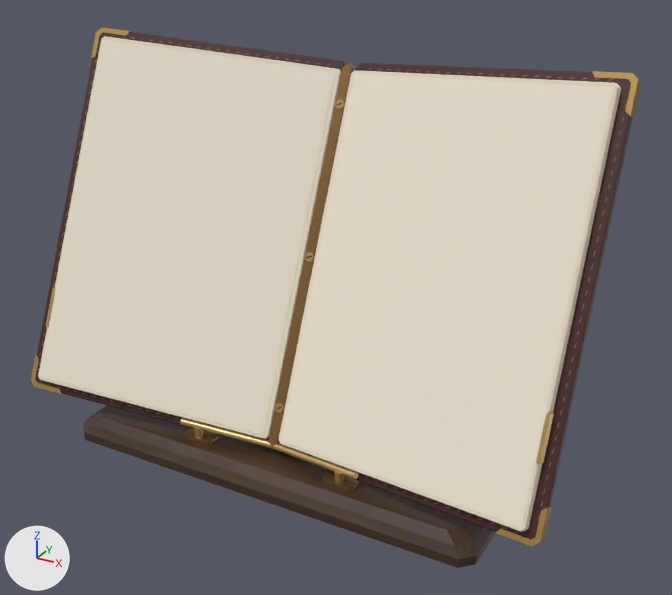
A saved change to the glTF model modeling/output/menu-book.glb.
One viewpoint serves both versions: a 50 mm camera at (0.317, -0.536, 0.398) aimed at (0.021, 0.001, 0.129). The lights are fixed; the arrows at lower left show +X, +Y and +Z. The first picture is the older version. Vertices at exactly the same position are counted once.

In view in the first picture: 'MenuBook_Brass', 'MenuBook_Cover', 'MenuBook_Cradle', 'MenuBook_Pages', 'Menu_Page_Left', 'Menu_Page_Right'.
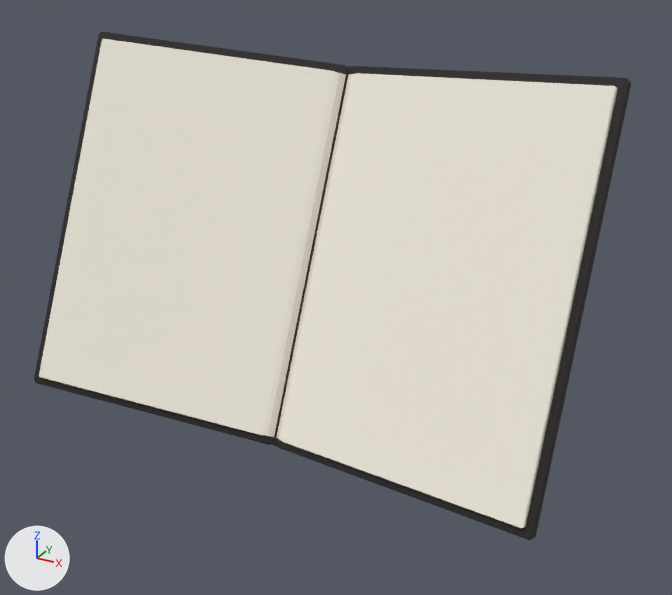
Edits to the bpy script that builds the scene:
```text
Add mat_menu_page_right_cotton:
    mat_menu_page_right_cotton = bpy.data.materials.new('Menu_Page_Right cotton')
    # nodes: BsdfPrincipled, Mix, OutputMaterial, VertexColor
    # colours: white #f3ede0, mixed with the vertex colours
Add mat_menu_page_left_cotton:
    mat_menu_page_left_cotton = bpy.data.materials.new('Menu_Page_Left cotton')
    # nodes: BsdfPrincipled, Mix, OutputMaterial, VertexColor
    # colours: white #f3ede0, mixed with the vertex colours
Add mat_uncoated_cotton_paper:
    mat_uncoated_cotton_paper = bpy.data.materials.new('Uncoated cotton paper')
    mat_uncoated_cotton_paper.use_nodes = True; mat_uncoated_cotton_paper.node_tree.nodes.clear()
    _N = mat_uncoated_cotton_paper.node_tree.nodes; _L = mat_uncoated_cotton_paper.node_tree.links
    n0 = _N.new('ShaderNodeBsdfPrincipled'); n0.name = 'Principled BSDF'
    n0.inputs[2].default_value = 0.91  # 'Roughness'
    n1 = _N.new('ShaderNodeOutputMaterial'); n1.name = 'Material Output'
    n2 = _N.new('ShaderNodeVertexColor'); n2.name = 'Color Attribute'
    _L.new(n0.outputs[0], n1.inputs[0])  # 'BSDF' to 'Surface'
    _L.new(n2.outputs[0], n0.inputs[0])  # 'Color' to 'Base Color'
Add mat_charcoal_espresso_book_linen:
    mat_charcoal_espresso_book_linen = bpy.data.materials.new('Charcoal espresso book linen')
    # uses the picture img_plain_weave_linen
Change me_menubook_cover:
    remove me_menubook_cover.from_pydata(...)  # 1864 vertices, 1688 faces; spans x -0.207..0.207, y -0.084..0.067, z 0.023..0.298
    remove me_menubook_cover.materials.append(mat_hand_stitched_oxblood_calfskin)
    add me_menubook_cover.from_pydata(...)  # 160 vertices, 308 faces; spans x -0.203..0.203, y -0.086..0.063, z 0.027..0.297
    me_menubook_cover part 1: the loose piece of 40 vertices spanning x -0.207..-0.003, y -0.084..0.067, z 0.023..0.298 is rebuilt with 64 vertices and now spans x -0.203..-0.001, y -0.086..0.062, z 0.027..0.297, in mat_charcoal_espresso_book_linen
    me_menubook_cover part 2: the loose piece of 40 vertices spanning x 0.003..0.207, y -0.084..0.067, z 0.023..0.298 is rebuilt with 64 vertices and now spans x 0.001..0.203, y -0.086..0.062, z 0.027..0.297, in mat_charcoal_espresso_book_linen
    me_menubook_cover part 3: the loose piece of 16 vertices spanning x -0.01..-0.005, y -0.047..0.067, z 0.024..0.28 is rebuilt with 32 vertices and now spans x -0.003..0.003, y -0.053..0.063, z 0.027..0.282, in mat_charcoal_espresso_book_linen
    me_menubook_cover part 4: 327 loose pieces with 1768 vertices, spanning x -0.204..0.204, y -0.082..0.067, z 0.024..0.294, are deleted
    add me_menubook_cover.materials.append(mat_charcoal_espresso_book_linen)
Change me_menubook_pages:
    remove me_menubook_pages.from_pydata(...)  # 336 vertices, 612 faces; spans x -0.198..0.198, y -0.086..0.059, z 0.031..0.294
    remove me_menubook_pages.materials.append(mat_ivory_laid_paper)
    add me_menubook_pages.from_pydata(...)  # 208 vertices, 372 faces; spans x -0.196..0.196, y -0.085..0.056, z 0.034..0.292
    me_menubook_pages part 5: the loose piece of 32 vertices spanning x -0.197..-0.004, y -0.085..0.056, z 0.033..0.293 is scaled about its middle by (0.984, 0.988, 0.989), then moved by (-0.001, 0.0, 0.0), in mat_uncoated_cotton_paper
    me_menubook_pages part 6: the loose piece of 32 vertices spanning x -0.198..-0.005, y -0.082..0.059, z 0.031..0.292 is scaled about its middle by (0.985, 0.99, 0.99), then moved by (0.0, -0.005, 0.002), in mat_uncoated_cotton_paper
    me_menubook_pages part 7: the loose piece of 32 vertices spanning x 0.004..0.197, y -0.085..0.056, z 0.033..0.293 is scaled about its middle by (0.984, 0.988, 0.989), then moved by (0.001, 0.0, 0.0), in mat_uncoated_cotton_paper
    me_menubook_pages part 8: the loose piece of 32 vertices spanning x 0.005..0.197, y -0.084..0.057, z 0.032..0.293 is scaled about its middle by (0.986, 0.99, 0.99), then moved by (0.001, -0.002, 0.001), in mat_uncoated_cotton_paper
    me_menubook_pages part 9: the loose piece of 32 vertices spanning x 0.005..0.198, y -0.082..0.059, z 0.031..0.292 is scaled about its middle by (0.985, 0.99, 0.99), then moved by (0.0, -0.005, 0.002), in mat_uncoated_cotton_paper
    me_menubook_pages part 10: 140 vertices removed from x -0.198..0.198, y -0.086..0.058, z 0.031..0.294; 12 vertices added at x -0.008..0.008, y -0.055..0.056, z 0.035..0.278
    other edits to the shape of me_menubook_pages do not show in these pictures
    add me_menubook_pages.materials.append(mat_uncoated_cotton_paper)
Change me_menu_page_left:
    where me_menu_page_left.from_pydata(...)  # 4 vertices, 2 faces; spans x -0.094..0.094, y -0.069..0.069, z -0.128..0.128
    remove me_menu_page_left.materials.append(mat_menu_page_left_vellum)
    add me_menu_page_left.materials.append(mat_menu_page_left_cotton)
Change me_menu_page_right:
    where me_menu_page_right.from_pydata(...)  # 4 vertices, 2 faces; spans x -0.094..0.094, y -0.069..0.069, z -0.128..0.128
    remove me_menu_page_right.materials.append(mat_menu_page_right_vellum)
    add me_menu_page_right.materials.append(mat_menu_page_right_cotton)
Remove ob_menubook_brass:
    ob_menubook_brass = bpy.data.objects.new('MenuBook_Brass', me_menubook_brass)
Remove ob_menubook_cradle:
    ob_menubook_cradle = bpy.data.objects.new('MenuBook_Cradle', me_menubook_cradle)
```

Pixel boxes [x1, y1, x2, y2] of what changed, in the pictures (672 x 595 px; the box of a moved part takes in the faces that stretch with it):
'Menu_Page_Right', recoloured: [282, 74, 615, 528] in both
'Menu_Page_Left', recoloured: [39, 39, 335, 435] in both
'MenuBook_Cover', reshaped: before [36, 32, 633, 539]; after [34, 32, 631, 540]
'MenuBook_Cradle', deleted (brown): before [83, 405, 496, 568]
'MenuBook_Pages', reshaped: before [38, 36, 621, 532]; after [39, 39, 618, 528]
'MenuBook_Brass', deleted: before [31, 27, 642, 547]
part 1 of me_menubook_cover, rebuilt: before [36, 32, 345, 448]; after [34, 32, 347, 445]
part 2 of me_menubook_cover, rebuilt: before [281, 63, 633, 539]; after [276, 66, 631, 540]
part 3 of me_menubook_cover, rebuilt (not visible before): after [272, 66, 352, 446]
part 4 of me_menubook_cover, deleted: before [38, 35, 627, 533]
part 5 of me_menubook_pages, moved or reshaped (not visible afterwards): before [265, 69, 341, 439]
part 6 of me_menubook_pages, moved or reshaped (not visible before): after [39, 39, 335, 435]
part 7 of me_menubook_pages, moved or reshaped: before [521, 83, 619, 532]; after [525, 89, 618, 527]
part 8 of me_menubook_pages, moved or reshaped: before [527, 92, 619, 525]; after [524, 88, 617, 527]
part 9 of me_menubook_pages, moved or reshaped: before [529, 91, 621, 525]; after [282, 73, 616, 528]
part 10 of me_menubook_pages, cut back: before [38, 36, 621, 531]; after [263, 72, 355, 441]
